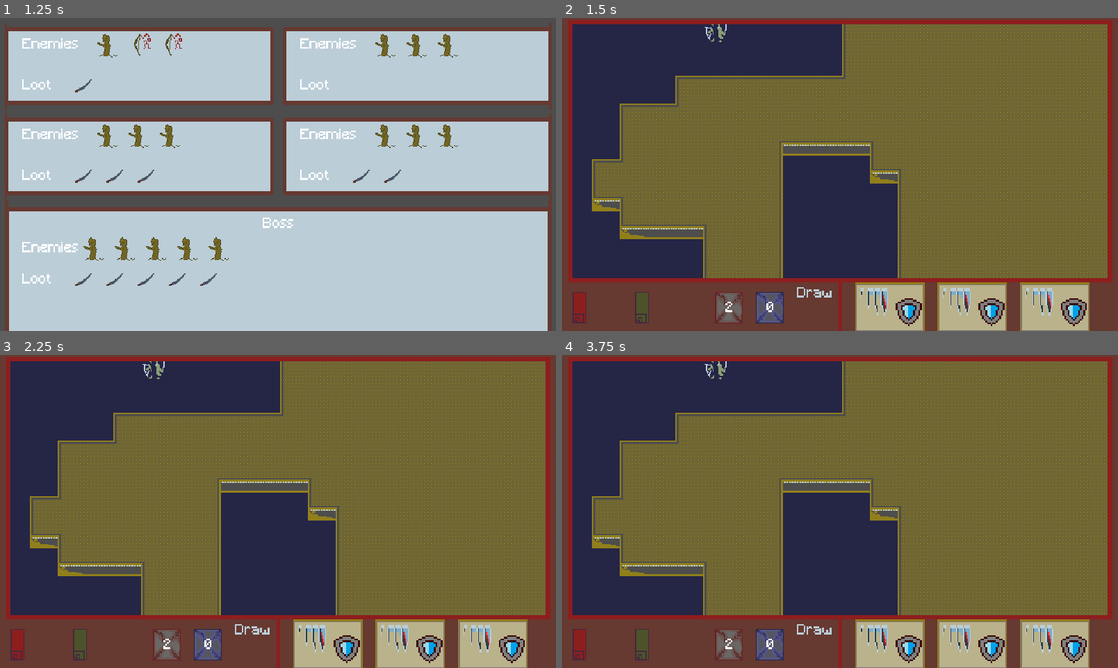
Above: before the commit, frames 1-4 (two rows, left to right).
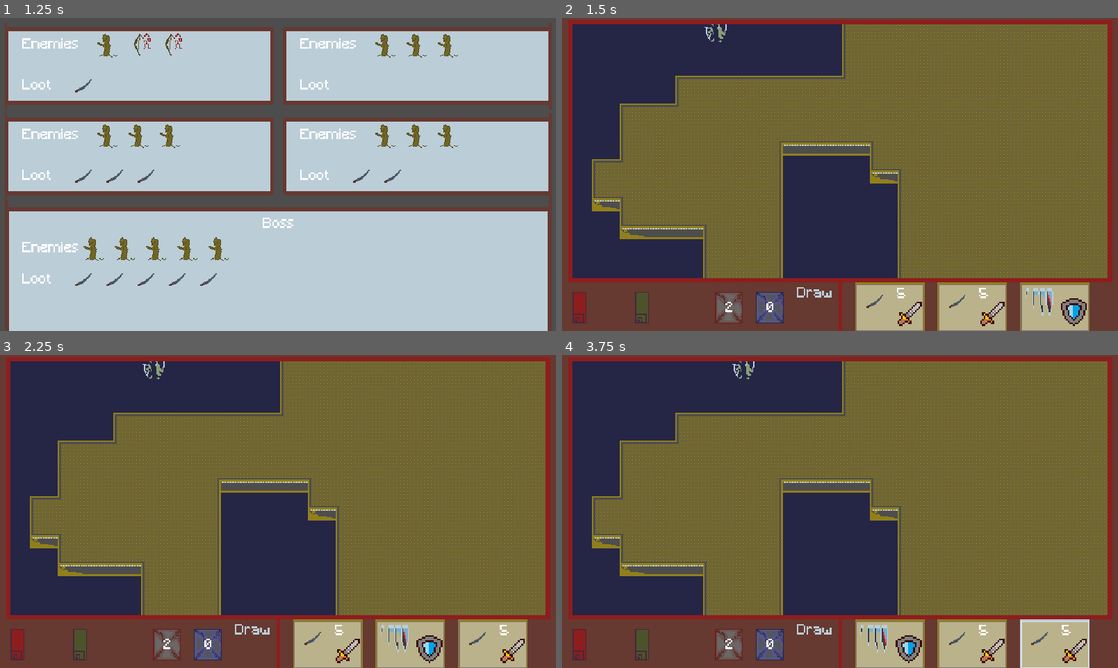
Above: after the commit, the same moments.

Repository: HartThomas/grid-based-card-fighter
Game: Godot game, scene res://ui/main_menu/main_menu.tscn
Two runs of this game, one before a commit and one after it. Both use one fixed random seed, a clock stepped at 60 frames per second and the inputs below.
Inputs (mouse positions are in pixels of both pictures, inside the frame that each line leads up to):
- Up to frame 1 (1.25 s): click (289, 133) at 0.5 s
- Up to frame 2 (1.5 s): tap Enter at 1.25 s; drag from (701, 64) to (895, 105) at 1.27 s
- Up to frame 3 (2.25 s): click "Draw" at 2 s
- Up to frame 4 (3.75 s): tap Space at 2.75 s; drag from (728, 527) to (717, 367) at 2.77 s; tap Enter at 3.5 s; move the mouse to (895, 442) at 3.52 s; hold Right (right_direction, bound only after the commit) from 3.53 s (still down); tap Keypad 3 (select_card_3, bound only after the commit) at 3.6 s

Frame 1 is identical in both runs. In frame 2, 1.0% of the frame differs, in the area x 53-80%, y 86-99%; in frame 3, 1.1%; in frame 4, 1.4%, in the area x 25-95%, y 2-100%.

Commit message:
Add card highlight sprite and functionality

Diff:
--- a/gameplay/cards/card.gd
+++ b/gameplay/cards/card.gd
@@ -13,6 +13,7 @@
 signal card_drag_started(data)
 signal card_drag_ended()
 signal card_played(data, card)
+@onready var card_highlight: TextureRect = $CardHighlight
 
 func _ready() -> void:
 	if not data:
@@ -80,3 +81,9 @@
 				card_drag_ended.emit()
 				_on_card_texture_mouse_exited()
 				card_played.emit(data, self)
+
+var selected: bool = false
+
+func card_selected() -> void:
+	card_highlight.visible = !card_highlight.visible
+	selected = !selected
--- a/gameplay/cards/card.tscn
+++ b/gameplay/cards/card.tscn
@@ -1,8 +1,11 @@
-[gd_scene load_steps=4 format=3 uid="uid://bemnese30fwm4"]
+[gd_scene load_steps=7 format=3 uid="uid://bemnese30fwm4"]
 
 [ext_resource type="Texture2D" uid="uid://x1ja6ntkhon5" path="res://art/sprites/cards/card.png" id="1_4wmus"]
 [ext_resource type="Script" uid="uid://bln2dlanpchog" path="res://gameplay/cards/card.gd" id="1_ao5xc"]
 [ext_resource type="Texture2D" uid="uid://drne3bngpgf13" path="res://art/sprites/block.png" id="3_61wpm"]
+[ext_resource type="Texture2D" uid="uid://cipp2lwa1jlf7" path="res://art/sprites/cards/card_highlight_1.png" id="4_pbty3"]
+[ext_resource type="Script" uid="uid://blf3dcwh4yq5k" path="res://gameplay/cards/card_highlight.gd" id="5_t3kgb"]
+[ext_resource type="Texture2D" uid="uid://dmwimnfw248af" path="res://art/sprites/cards/card_highlight_2.png" id="6_h1apk"]
 
 [node name="Card" type="Control"]
 layout_mode = 3
@@ -39,6 +42,17 @@
 offset_bottom = 52.0
 texture = ExtResource("3_61wpm")
 
+[node name="CardHighlight" type="TextureRect" parent="."]
+visible = false
+texture_filter = 1
+layout_mode = 0
+offset_right = 80.0
+offset_bottom = 56.0
+texture = ExtResource("4_pbty3")
+script = ExtResource("5_t3kgb")
+texture_a = ExtResource("4_pbty3")
+texture_b = ExtResource("6_h1apk")
+
 [connection signal="gui_input" from="CardTexture" to="." method="_on_card_texture_gui_input"]
 [connection signal="mouse_entered" from="CardTexture" to="." method="_on_card_texture_mouse_entered"]
 [connection signal="mouse_exited" from="CardTexture" to="." method="_on_card_texture_mouse_exited"]
--- /dev/null
+++ b/gameplay/cards/card_highlight.gd
@@ -0,0 +1,22 @@
+extends TextureRect
+
+
+@export var texture_a: Texture2D
+@export var texture_b: Texture2D
+
+var use_a := true
+var timer := 0.0
+
+
+func _process(delta: float) -> void:
+	if visible:
+		timer += delta
+
+		if timer >= 1.0:
+			timer = 0.0
+			use_a = !use_a
+
+			if use_a:
+				texture = texture_a
+			else:
+				texture = texture_b
--- a/gameplay/level/level.gd
+++ b/gameplay/level/level.gd
@@ -91,26 +91,6 @@
 
 func add_entity_to_tile(entity: EntityInstance, tile :Vector2i) ->void:
 	level_data[tile.y].set_tile_entity(tile.x,entity)
-
-func _input(event: InputEvent) -> void:
-	if event is InputEventKey:
-		if not key_clicked:
-			key_clicked = true
-			match event.as_text_keycode():
-				'Down':
-					var current_position = instantiated_player_scene.current_position
-					move_entity(instantiated_player_scene, current_position, Vector2i(current_position.x, current_position.y+1))
-				'Up':
-					var current_position = instantiated_player_scene.current_position
-					move_entity(instantiated_player_scene, current_position, Vector2i(current_position.x, current_position.y-1))
-				'Right':
-					var current_position = instantiated_player_scene.current_position
-					move_entity(instantiated_player_scene, current_position, Vector2i(current_position.x+1, current_position.y))
-				'Left':
-					var current_position = instantiated_player_scene.current_position
-					move_entity(instantiated_player_scene, current_position, Vector2i(current_position.x-1, current_position.y))
-		if event.is_released():
-			key_clicked = false
 
 func move_entity(entity: EntityContainer, from :Vector2i, to: Vector2i) -> void:
 	if can_player_move:
@@ -228,6 +208,34 @@
 func _process(_delta: float) -> void:
 	reserved_tiles.clear()
 	handle_path_requests()
+	if Input.is_action_just_pressed("select_card_1"):
+		deselect_cards(0)
+		card_slots[0].get_child(0).card_selected()
+	if Input.is_action_just_pressed("select_card_2"):
+		deselect_cards(1)
+		card_slots[1].get_child(0).card_selected()
+	if Input.is_action_just_pressed("select_card_3"):
+		deselect_cards(2)
+		card_slots[2].get_child(0).card_selected()
+	if Input.is_action_just_pressed("down_direction"):
+		var current_position = instantiated_player_scene.current_position
+		move_entity(instantiated_player_scene, current_position, Vector2i(current_position.x, current_position.y+1))
+	if Input.is_action_just_pressed('up_direction'):
+		var current_position = instantiated_player_scene.current_position
+		move_entity(instantiated_player_scene, current_position, Vector2i(current_position.x, current_position.y-1))
+	if Input.is_action_just_pressed("right_direction"):
+		var current_position = instantiated_player_scene.current_position
+		move_entity(instantiated_player_scene, current_position, Vector2i(current_position.x+1, current_position.y))
+	if Input.is_action_just_pressed('left_direction'):
+		var current_position = instantiated_player_scene.current_position
+		move_entity(instantiated_player_scene, current_position, Vector2i(current_position.x-1, current_position.y))
+
+func deselect_cards(index: int) -> void:
+	for i in range(card_slots.size()):
+		if i != index:
+			var instance : Card = card_slots[i].get_child(0)
+			if instance.selected:
+				instance.card_selected()
 
 func enemy_melee_attack(data:EnemyContainer) -> void:
 	if data.data:
@@ -238,12 +246,12 @@
 			update_health_bar()
 
 func setup_starting_deck():
-	var shwick_data = preload("res://resources/cards/shield.tres")
-	for i in 5:
-		var card = CardInstance.new()
-		card.setup(shwick_data)
-		card_manager.cards_owned.append(card)
-		card_manager.add_card_to_deck(card)
+	var deck = load("res://resources/decks/starter_deck.tres")
+	for card in deck.deck:
+		var new_card = CardInstance.new()
+		new_card.setup(card)
+		card_manager.cards_owned.append(new_card)
+		card_manager.add_card_to_deck(new_card)
 	card_manager.deck.shuffle()
 	update_pile_feedback()
 
--- a/project.godot
+++ b/project.godot
@@ -54,6 +54,48 @@
 "events": [Object(InputEventMouseButton,"resource_local_to_scene":false,"resource_name":"","device":-1,"window_id":0,"a …(253 unchanged characters)…
 ]
 }
+left_direction={
+"deadzone": 0.2,
+"events": [Object(InputEventKey,"resource_local_to_scene":false,"resource_name":"","device":-1,"window_id":0,"alt_pressed":false,"shift_pressed":false,"ctrl_pressed":false,"meta_pressed":false,"pressed":false,"keycode":0,"physical_keycode":65,"key_label":0,"unicode":97,"location":0,"echo":false,"script":null)
+, Object(InputEventKey,"resource_local_to_scene":false,"resource_name":"","device":-1,"window_id":0,"alt_pressed":false,"shift_pressed":false,"ctrl_pressed":false,"meta_pressed":false,"pressed":false,"keycode":0,"physical_keycode":4194319,"key_label":0,"unicode":0,"location":0,"echo":false,"script":null)
+]
+}
+right_direction={
+"deadzone": 0.2,
+"events": [Object(InputEventKey,"resource_local_to_scene":false,"resource_name":"","device":-1,"window_id":0,"alt_pressed":false,"shift_pressed":false,"ctrl_pressed":false,"meta_pressed":false,"pressed":false,"keycode":0,"physical_keycode":4194321,"key_label":0,"unicode":0,"location":0,"echo":false,"script":null)
+, Object(InputEventKey,"resource_local_to_scene":false,"resource_name":"","device":-1,"window_id":0,"alt_pressed":false,"shift_pressed":false,"ctrl_pressed":false,"meta_pressed":false,"pressed":false,"keycode":0,"physical_keycode":68,"key_label":0,"unicode":100,"location":0,"echo":false,"script":null)
+]
+}
+down_direction={
+"deadzone": 0.2,
+"events": [Object(InputEventKey,"resource_local_to_scene":false,"resource_name":"","device":-1,"window_id":0,"alt_pressed":false,"shift_pressed":false,"ctrl_pressed":false,"meta_pressed":false,"pressed":false,"keycode":0,"physical_keycode":4194322,"key_label":0,"unicode":0,"location":0,"echo":false,"script":null)
+, Object(InputEventKey,"resource_local_to_scene":false,"resource_name":"","device":-1,"window_id":0,"alt_pressed":false,"shift_pressed":false,"ctrl_pressed":false,"meta_pressed":false,"pressed":false,"keycode":0,"physical_keycode":83,"key_label":0,"unicode":115,"location":0,"echo":false,"script":null)
+]
+}
+up_direction={
+"deadzone": 0.2,
+"events": [Object(InputEventKey,"resource_local_to_scene":false,"resource_name":"","device":-1,"window_id":0,"alt_pressed":false,"shift_pressed":false,"ctrl_pressed":false,"meta_pressed":false,"pressed":false,"keycode":0,"physical_keycode":4194320,"key_label":0,"unicode":0,"location":0,"echo":false,"script":null)
+, Object(InputEventKey,"resource_local_to_scene":false,"resource_name":"","device":-1,"window_id":0,"alt_pressed":false,"shift_pressed":false,"ctrl_pressed":false,"meta_pressed":false,"pressed":false,"keycode":0,"physical_keycode":87,"key_label":0,"unicode":119,"location":0,"echo":false,"script":null)
+]
+}
+select_card_1={
+"deadzone": 0.2,
+"events": [Object(InputEventKey,"resource_local_to_scene":false,"resource_name":"","device":-1,"window_id":0,"alt_pressed":false,"shift_pressed":false,"ctrl_pressed":false,"meta_pressed":false,"pressed":false,"keycode":0,"physical_keycode":4194439,"key_label":0,"unicode":49,"location":0,"echo":false,"script":null)
+, Object(InputEventKey,"resource_local_to_scene":false,"resource_name":"","device":-1,"window_id":0,"alt_pressed":false,"shift_pressed":false,"ctrl_pressed":false,"meta_pressed":false,"pressed":false,"keycode":0,"physical_keycode":49,"key_label":0,"unicode":49,"location":0,"echo":false,"script":null)
+]
+}
+select_card_2={
+"deadzone": 0.2,
+"events": [Object(InputEventKey,"resource_local_to_scene":false,"resource_name":"","device":-1,"window_id":0,"alt_pressed":false,"shift_pressed":false,"ctrl_pressed":false,"meta_pressed":false,"pressed":false,"keycode":0,"physical_keycode":4194440,"key_label":0,"unicode":50,"location":0,"echo":false,"script":null)
+, Object(InputEventKey,"resource_local_to_scene":false,"resource_name":"","device":-1,"window_id":0,"alt_pressed":false,"shift_pressed":false,"ctrl_pressed":false,"meta_pressed":false,"pressed":false,"keycode":0,"physical_keycode":50,"key_label":0,"unicode":50,"location":0,"echo":false,"script":null)
+]
+}
+select_card_3={
+"deadzone": 0.2,
+"events": [Object(InputEventKey,"resource_local_to_scene":false,"resource_name":"","device":-1,"window_id":0,"alt_pressed":false,"shift_pressed":false,"ctrl_pressed":false,"meta_pressed":false,"pressed":false,"keycode":0,"physical_keycode":4194441,"key_label":0,"unicode":51,"location":0,"echo":false,"script":null)
+, Object(InputEventKey,"resource_local_to_scene":false,"resource_name":"","device":-1,"window_id":0,"alt_pressed":false,"shift_pressed":false,"ctrl_pressed":false,"meta_pressed":false,"pressed":false,"keycode":0,"physical_keycode":51,"key_label":0,"unicode":51,"location":0,"echo":false,"script":null)
+]
+}
 
 [rendering]
 
--- /dev/null
+++ b/resources/decks/deck_data.gd
@@ -0,0 +1,5 @@
+extends Resource
+
+class_name DeckData
+
+@export var deck : Array[CardData]
--- /dev/null
+++ b/resources/decks/starter_deck.tres
@@ -0,0 +1,11 @@
+[gd_resource type="Resource" script_class="DeckData" load_steps=5 format=3 uid="uid://vdj3hxxao1yw"]
+
+[ext_resource type="Script" uid="uid://infbnetlxwv7" path="res://gameplay/cards/card_data.gd" id="1_woe3k"]
+[ext_resource type="Script" uid="uid://cxp3kmj4eo62p" path="res://resources/decks/deck_data.gd" id="2_6uvoe"]
+[ext_resource type="Resource" uid="uid://by41cyc8o2g0s" path="res://resources/cards/shield.tres" id="2_lh2vd"]
+[ext_resource type="Resource" uid="uid://0uk120bflwpm" path="res://resources/cards/shwick.tres" id="3_lt7ic"]
+
+[resource]
+script = ExtResource("2_6uvoe")
+deck = Array[ExtResource("1_woe3k")]([ExtResource("2_lh2vd"), ExtResource("2_lh2vd"), ExtResource("3_lt7ic"), ExtResource("3_lt7ic"), ExtResource("3_lt7ic")])
+metadata/_custom_type_script = "uid://cxp3kmj4eo62p"
Binary file added: art/sprites/cards/card_highlight_1.png
Not shown, added: art/sprites/cards/card_highlight_1.png.import
Binary file added: art/sprites/cards/card_highlight_2.png
Not shown, added: art/sprites/cards/card_highlight_2.png.import
Not shown, added: gameplay/cards/card_highlight.gd.uid
Not shown, added: resources/decks/deck_data.gd.uid
